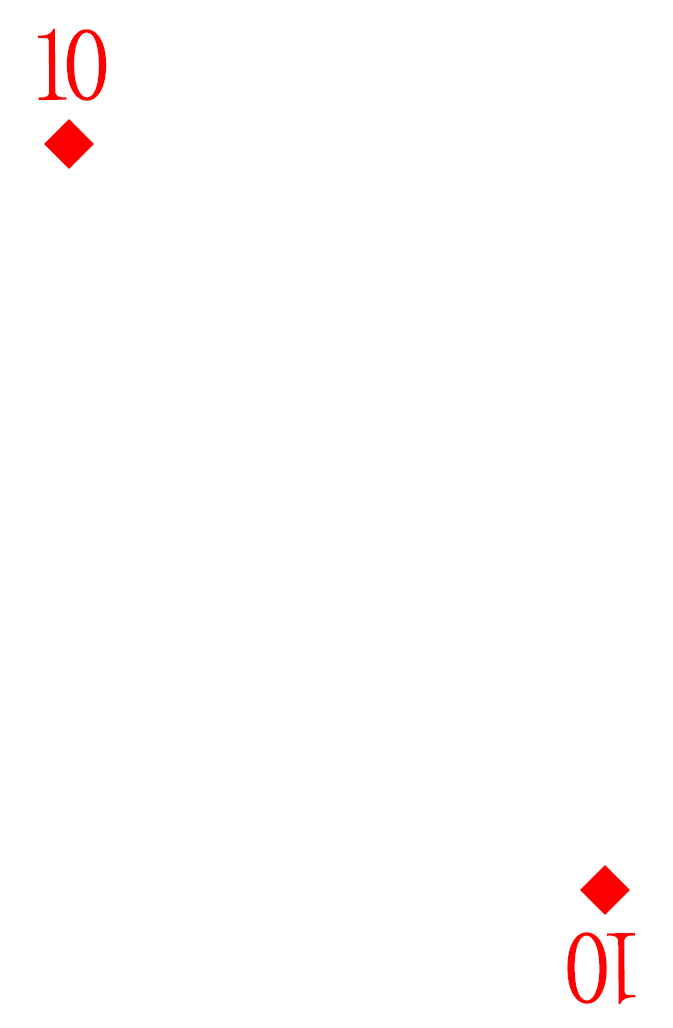
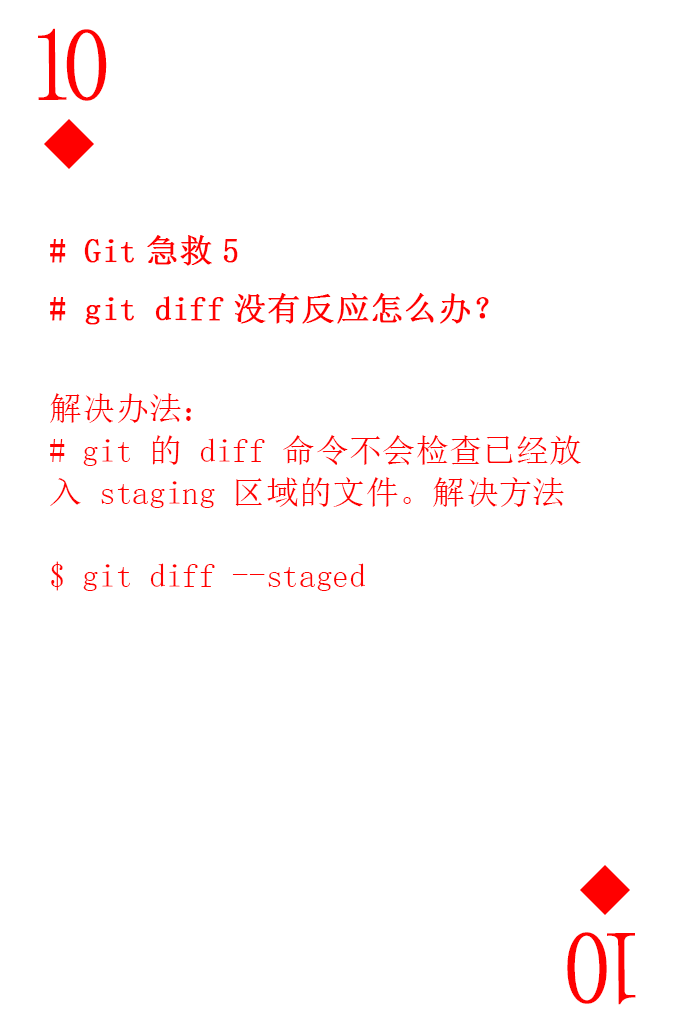
Layered file, before and after one edit (673x1028). Changes by layer:
added group "command" with 1 layers above "num and pic up" over [50, 235, 581, 591]
added layer "# Git急救5 # git diff没有反应怎么办？ 解决办法： # git 的 diff 命令不会检查已经放 入 sta" in group "command" over [50, 235, 581, 591]
